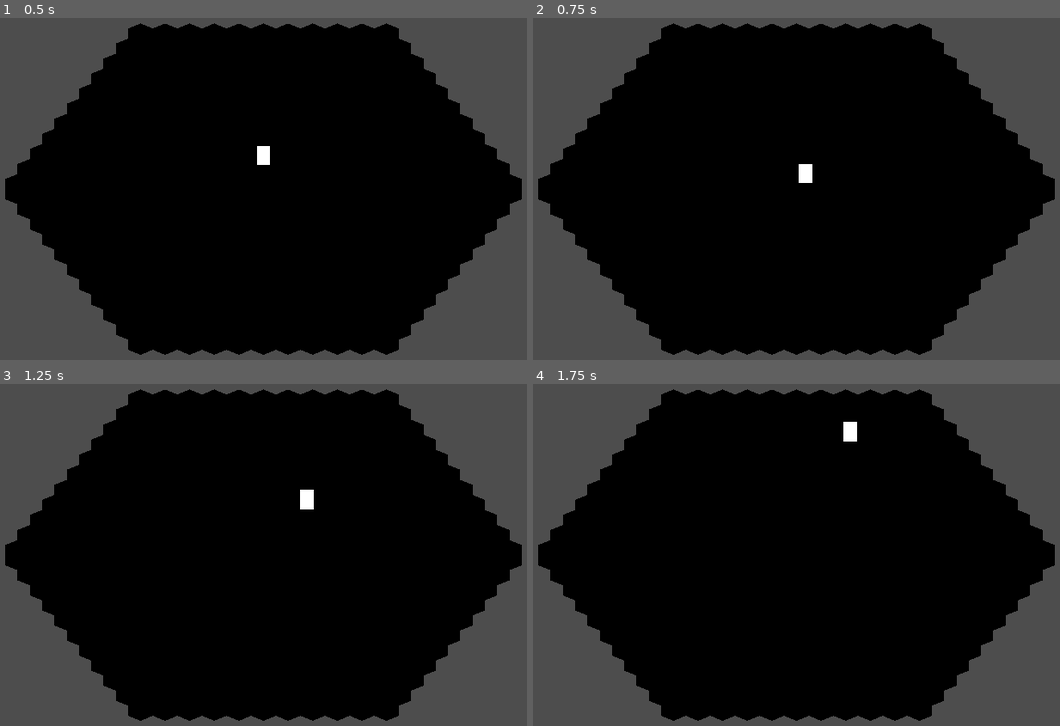
Above: before the commit, frames 1-4 (two rows, left to right).
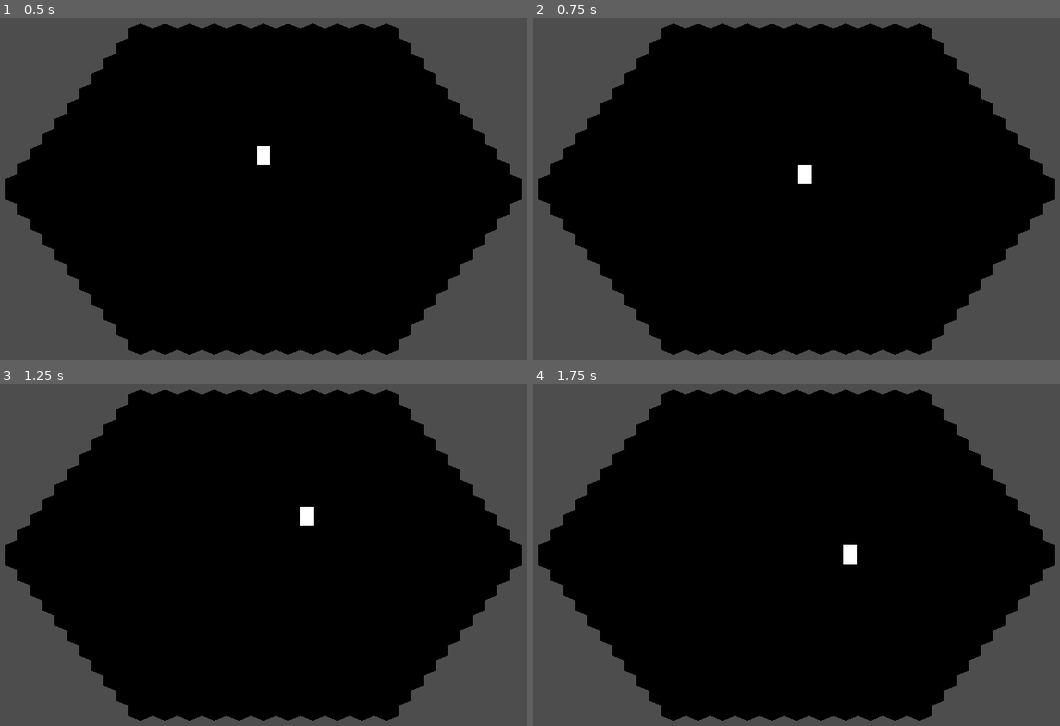
Above: after the commit, the same moments.

Repository: entityJY/griecay
Game: Godot game, scene res://scenes/map.tscn
Same seed, same stepped clock (60 frames per second), same inputs: the game is played once before the commit and once after it.
Inputs:
- Up to frame 1 (0.5 s): no input
- Up to frame 2 (0.75 s): tap Enter at 0.5 s; hold D (right) from 0.53 s (still down); tap Space (jump) at 0.6 s
- Up to frame 3 (1.25 s): keep holding D (right); tap Space (jump) at 0.77, 1.07 s
- Up to frame 4 (1.75 s): release D (right) at 1.28 s; hold S (down) from 1.28 s (still down); tap Space (jump) at 1.35, 1.52 s

Frame 1 is identical in both runs. In frame 2, less than 0.1% of the frame differs, in the area x 50-54%, y 42-49%; in frame 3, 0.3%; in frame 4, 0.3%, in the area x 58-62%, y 11-53%.

Commit message:
implement jumping

Diff:
--- a/player/player.gd
+++ b/player/player.gd
@@ -36,5 +36,5 @@
 
 	apply_central_force(force_3d * mass)
 
-	if Input.is_action_just_pressed("jump"):
+	if Input.is_action_just_pressed("jump") and grounded:
 		apply_central_impulse(Vector3(0.0, JUMP_IMPULSE, 0.0))
--- a/player/player.tscn
+++ b/player/player.tscn
@@ -22,7 +22,6 @@
 physics_material_override = SubResource("PhysicsMaterial_paxxb")
 gravity_scale = 2.0
 script = ExtResource("1_rkbax")
-JUMP_IMPULSE = 10.0
 PID_CONSTANTS = Vector3(30, 0, 0.2)
 grounded_marker = NodePath("Grounded")
 
--- a/scenes/map.tscn
+++ b/scenes/map.tscn
@@ -2,6 +2,10 @@
 
 [ext_resource type="PackedScene" uid="uid://brx160r6hot4f" path="res://scenes/tiles.tscn" id="1_4xfga"]
 [ext_resource type="PackedScene" uid="uid://d1vx7w8xhf6ou" path="res://player/player.tscn" id="2_paxxb"]
+
+[sub_resource type="CapsuleShape3D" id="CapsuleShape3D_pr5yw"]
+
+[sub_resource type="CapsuleMesh" id="CapsuleMesh_pr5yw"]
 
 [node name="Map" type="Node3D" unique_id=1947027435]
 
@@ -15,3 +19,16 @@
 
 [node name="Player" parent="." unique_id=1553416751 instance=ExtResource("2_paxxb")]
 transform = Transform3D(1, 0, 0, 0, 1, 0, 0, 0, 1, 0, 5.682129, 0)
+
+[node name="RigidBody3D" type="RigidBody3D" parent="." unique_id=108615465]
+transform = Transform3D(1, 0, 0, 0, 1, 0, 0, 0, 1, -4.671692, 4.044464, 0)
+axis_lock_angular_x = true
+axis_lock_angular_y = true
+axis_lock_angular_z = true
+mass = 5.0
+
+[node name="CollisionShape3D" type="CollisionShape3D" parent="RigidBody3D" unique_id=2086500836]
+shape = SubResource("CapsuleShape3D_pr5yw")
+
+[node name="MeshInstance3D" type="MeshInstance3D" parent="RigidBody3D" unique_id=340449650]
+mesh = SubResource("CapsuleMesh_pr5yw")
